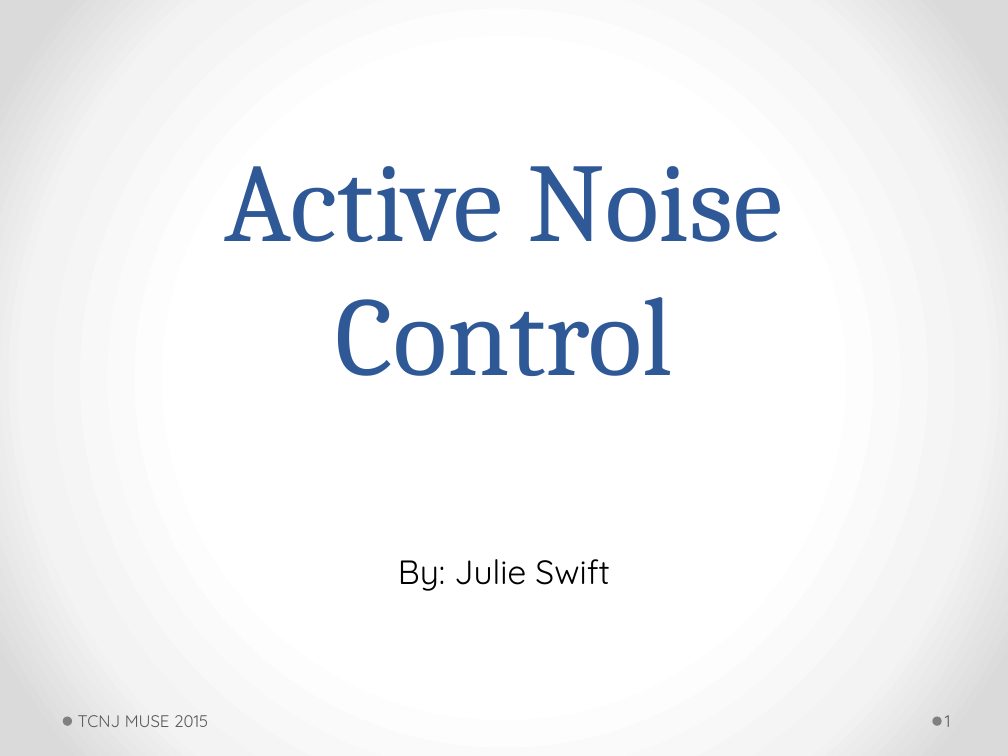
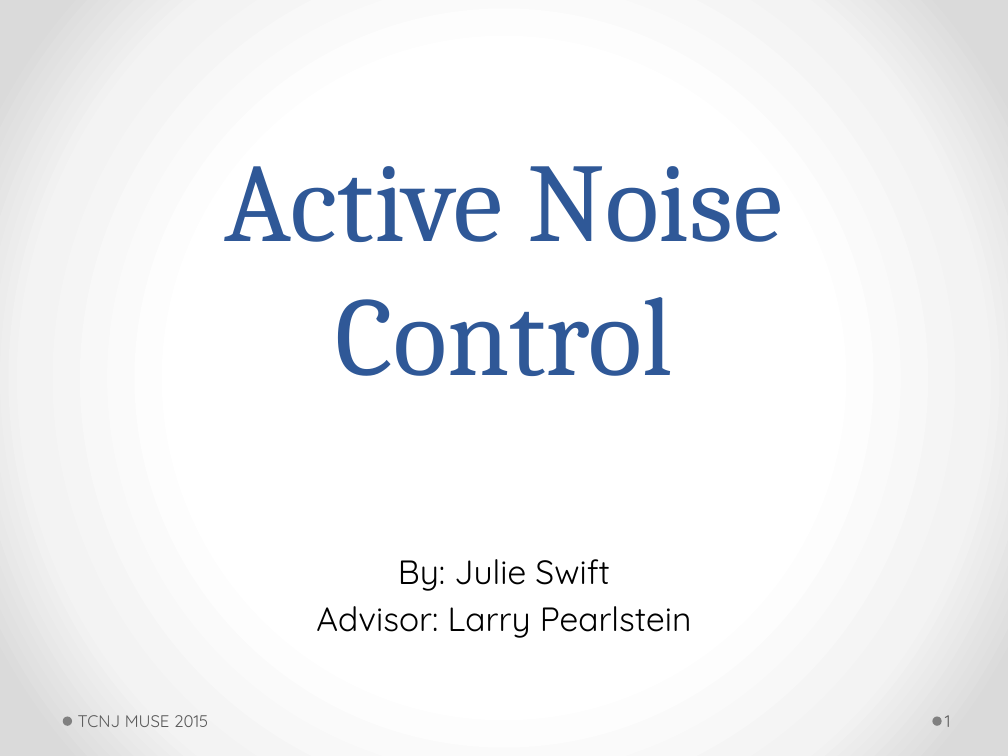
Before and after one commit to ActiveNoiseCancellationResearch/MUSE-Research, a slide deck: slide 1 of proj_anc/doc/jswift/7_23_2015_powerpoint.pptm. Drawn at 1008x756 pixels with LibreOffice and Linux fonts; fonts in the diff are those of the drawing. Boxes give left, top, right and bottom in pixels: in the first picture for what was removed or moved away, otherwise in the second. Text is boxed around its words. In the diff, an @@ line names an element or a change of style, - is before the commit and + after.

```diff
--- a/proj_anc/doc/jswift/7_23_2015_powerpoint.pptm
+++ b/proj_anc/doc/jswift/7_23_2015_powerpoint.pptm
@@ subtitle at <box>316,606,692,638</box>: paragraph added @@
+Advisor: Larry Pearlstein
```
Also in this commit, not shown: 7 other slides changed, 1 slide removed, 57 other files.
